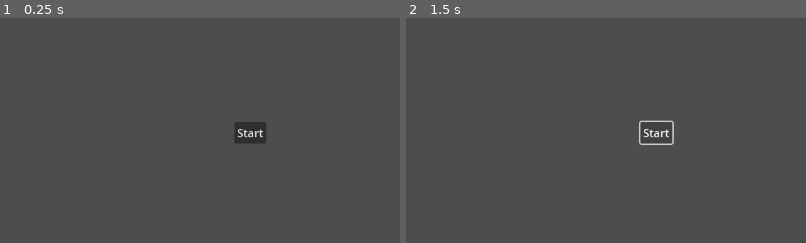
Above: before the commit, frames 1-2 (left to right).
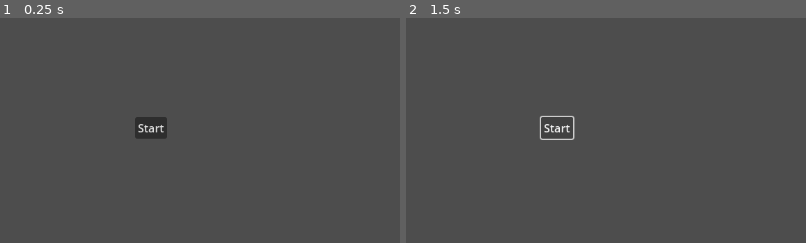
Above: after the commit, the same moments.

Repository: Baconsizzle1738/Pyramid-simulator-sim
Game: Godot game, scene res://Game_Scenes/Main_Menu.tscn
Two runs of this game, one before a commit and one after it. Both use one fixed random seed, a clock stepped at 60 frames per second and the inputs below.
Inputs:
- Up to frame 1 (0.25 s): no input
- Up to frame 2 (1.5 s): click "Start" at 0.5 s; click "Start" at 1.25 s
The pictures show only the part of the screen within x 22-72%, y 32-82%; the shares and areas given below are measured in that part.

The runs differ from the first frame. In frame 1, 1.3% of the frame differs, in the area x 33-67%, y 44-56%; in frame 2, 0.6%.

Commit message:
ok it works

Diff:
--- a/Game_Scenes/Main_Menu.tscn
+++ b/Game_Scenes/Main_Menu.tscn
@@ -3,8 +3,8 @@
 [node name="Node2D" type="Node2D"]
 
 [node name="Button" type="Button" parent="."]
-offset_left = 591.0
-offset_top = 360.0
-offset_right = 637.0
-offset_bottom = 391.0
+offset_left = 448.0
+offset_top = 353.0
+offset_right = 494.0
+offset_bottom = 384.0
 text = "Start"
